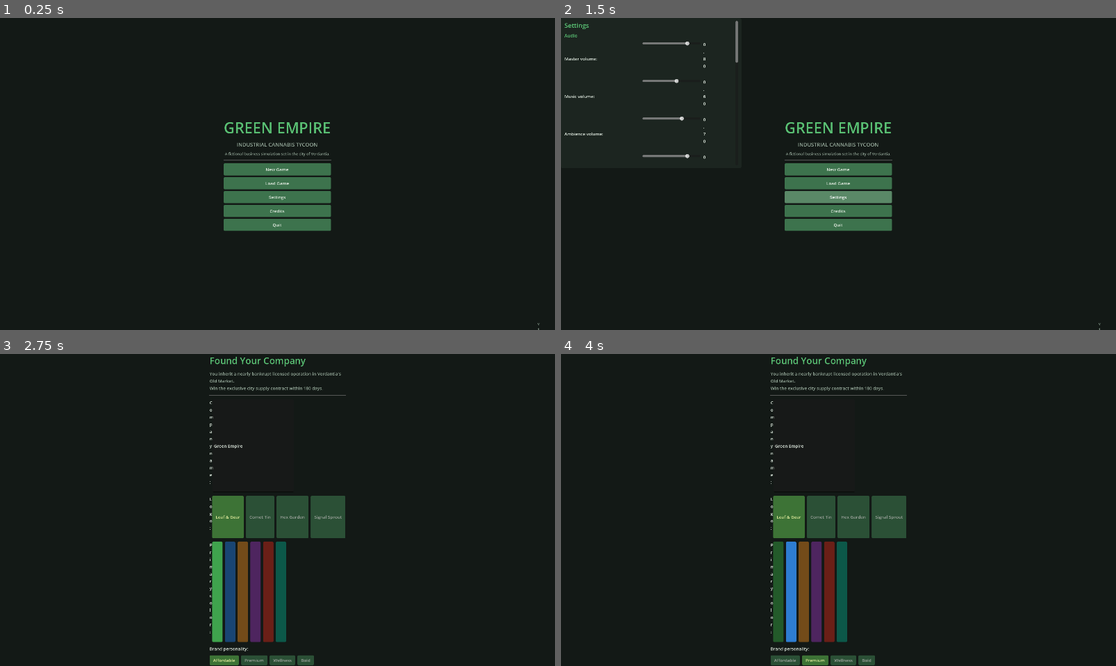
Above: before the commit, frames 1-4 (two rows, left to right).
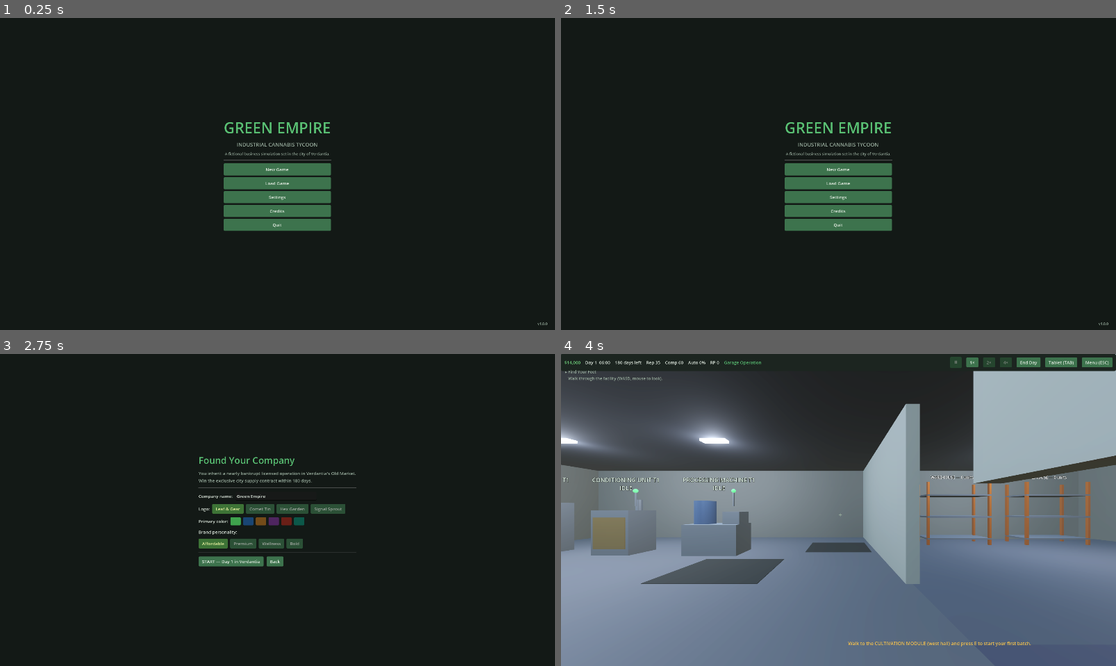
Above: after the commit, the same moments.

Repository: Abgefault/steam-game
Game: Godot game, scene res://scenes/Boot.tscn
Same seed, same stepped clock (60 frames per second), same inputs: the game is played once before the commit and once after it.
Inputs (mouse positions are in pixels of both pictures, inside the frame that each line leads up to):
- Up to frame 1 (0.25 s): no input
- Up to frame 2 (1.5 s): click "Load Game" at 0.5 s; click "Settings" at 1.25 s
- Up to frame 3 (2.75 s): click "New Game" at 2 s
- Up to frame 4 (4 s): click "Premium" at 2.75 s; click (794, 559) at 3.5 s, where only the run after the commit has a clickable "START — Day 1 in Verdantia"

The runs differ from the first frame. In frame 1, less than 0.1% of the frame differs, in the area x 96-99%, y 97-100%; in frame 2, 1.2%; in frame 3, 8.3%; in frame 4, 88%, in the area x 0-100%, y 0-100%.

Commit message:
UI layout fixes, exports, docs, launcher, screenshots
- Fixed autowrap collapsing labels to one-char columns (UIKit.label wrap
  opt-in), robust popup centering, fixed-height top bar, modal backdrops
- Player mouse-look type fix found via new --smoke-world 3D+UI smoke test
- Windows + Linux export presets; verified exported build passes the full
  123-assertion suite and world smoke test
- README (How-to-Play first), CLAUDE.md, THIRD_PARTY_LICENSES.md, CHANGELOG,
  RELEASE_CHECKLIST, delegation ledger, launcher shortcut + START HERE
- Rendered screenshots (menu, facility, tablet, research) via xvfb software GL
- Generated binaries gitignored (exceed GitHub's 100MB limit); build command
  documented in dist/GreenEmpire/HOW_TO_GET_THE_EXE.txt

Co-Authored-By: Claude Fable 5 <noreply@anthropic.com>
Claude-Session: https://claude.ai/code/session_0129foUn8SMgt9PwuXJErKSz

Diff:
--- /dev/null
+++ b/delegation/ledger.json
@@ -0,0 +1,25 @@
+{
+  "schema": {
+    "fields": ["task_id", "timestamp", "mode", "title", "reason", "context",
+      "expected_output", "acceptance_criteria", "branch", "status",
+      "result_path", "review_decision", "integrated_commit", "problems"]
+  },
+  "entries": [
+    {
+      "task_id": "GE-BALANCE-001",
+      "timestamp": "2026-07-18",
+      "mode": "local-scripted-agent",
+      "title": "Deterministic economy balancing simulation",
+      "reason": "Bounded, independently verifiable; no external GUI available.",
+      "context": "Full game simulation via tools/economy_sim.gd",
+      "expected_output": "Idle/manual/competent scenario report + tuning",
+      "acceptance_criteria": "Runs headless, produces report, informs balance.json",
+      "branch": "claude/new-session-dijqv6",
+      "status": "done",
+      "result_path": "docs/economy_sim_report.md",
+      "review_decision": "accepted after lead review + test suite",
+      "integrated_commit": "balancing pass",
+      "problems": "None; external ChatGPT/Codex GUI unavailable in this environment."
+    }
+  ]
+}
--- a/scripts/player/player.gd
+++ b/scripts/player/player.gd
@@ -32,9 +32,10 @@
 	if ui_locked:
 		return
 	if event is InputEventMouseMotion and Input.mouse_mode == Input.MOUSE_MODE_CAPTURED:
+		var motion := event as InputEventMouseMotion
 		var sens := float(SettingsService.get_v("mouse_sensitivity")) * 0.006
-		rotate_y(-event.relative.x * sens)
-		var dy := event.relative.y * sens * (-1.0 if bool(SettingsService.get_v("invert_y")) else 1.0)
+		rotate_y(-motion.relative.x * sens)
+		var dy: float = motion.relative.y * sens * (-1.0 if bool(SettingsService.get_v("invert_y")) else 1.0)
 		_pitch = clampf(_pitch - dy, -1.5, 1.5)
 		camera.rotation.x = _pitch
 	elif event.is_action_pressed("interact"):
--- a/scripts/ui/boot.gd
+++ b/scripts/ui/boot.gd
@@ -17,6 +17,10 @@
 		return
 	if "--run-tests" in args:
 		add_child((load("res://tests/run_tests.gd") as GDScript).new())
+		return
+	if "--smoke-world" in args:
+		var runner: Node = (load("res://tools/world_smoke.gd") as GDScript).new()
+		get_tree().root.add_child.call_deferred(runner)
 		return
 	if "--economy-sim" in args:
 		add_child((load("res://tools/economy_sim.gd") as GDScript).new())
--- a/scripts/ui/daily_report.gd
+++ b/scripts/ui/daily_report.gd
@@ -7,7 +7,7 @@
 
 func _ready() -> void:
 	theme = UIKit.theme()
-	set_anchors_preset(Control.PRESET_CENTER)
+	UIKit.center_popup(self)
 	custom_minimum_size = Vector2(460, 320)
 	var v := UIKit.vbox(8)
 	add_child(v)
--- a/scripts/ui/debug_panel.gd
+++ b/scripts/ui/debug_panel.gd
@@ -8,8 +8,7 @@
 		queue_free()
 		return
 	theme = UIKit.theme()
-	set_anchors_preset(Control.PRESET_CENTER_LEFT)
-	position.x += 20
+	UIKit.center_popup(self)
 	custom_minimum_size = Vector2(300, 400)
 	var v := UIKit.vbox(6)
 	add_child(v)
--- a/scripts/ui/event_popup.gd
+++ b/scripts/ui/event_popup.gd
@@ -6,7 +6,7 @@
 
 func _ready() -> void:
 	theme = UIKit.theme()
-	set_anchors_preset(Control.PRESET_CENTER)
+	UIKit.center_popup(self)
 	custom_minimum_size = Vector2(480, 200)
 	var v := UIKit.vbox(10)
 	add_child(v)
--- a/scripts/ui/hud.gd
+++ b/scripts/ui/hud.gd
@@ -54,12 +54,16 @@
 func _build_top_bar(root: Control) -> void:
 	var panel := PanelContainer.new()
 	panel.set_anchors_preset(Control.PRESET_TOP_WIDE)
+	panel.offset_bottom = 46
 	panel.mouse_filter = Control.MOUSE_FILTER_STOP
 	root.add_child(panel)
-	_top_bar = UIKit.hbox(18)
+	_top_bar = UIKit.hbox(16)
+	_top_bar.alignment = BoxContainer.ALIGNMENT_BEGIN
 	panel.add_child(_top_bar)
 	for key in ["cash", "day", "left", "rep", "comp", "auto", "rp", "stage"]:
 		var l := UIKit.label("", UIKit.TEXT, 15)
+		l.autowrap_mode = TextServer.AUTOWRAP_OFF
+		l.size_flags_vertical = Control.SIZE_SHRINK_CENTER
 		_stat_labels[key] = l
 		_top_bar.add_child(l)
 	var spacer := Control.new()
@@ -71,11 +75,14 @@
 				SimClock.toggle_pause()
 			else:
 				SimClock.set_speed(float(entry[1])))
+		b.size_flags_vertical = Control.SIZE_SHRINK_CENTER
+		b.custom_minimum_size.x = 40
 		_speed_buttons[entry[0]] = b
 		_top_bar.add_child(b)
-	_top_bar.add_child(UIKit.button("End Day", _confirm_end_day, "Skip to the end of the day"))
-	_top_bar.add_child(UIKit.button("Tablet (TAB)", toggle_tablet))
-	_top_bar.add_child(UIKit.button("Menu (ESC)", open_pause))
+	for pair in [["End Day", _confirm_end_day], ["Tablet (TAB)", toggle_tablet], ["Menu (ESC)", open_pause]]:
+		var btn := UIKit.button(str(pair[0]), pair[1])
+		btn.size_flags_vertical = Control.SIZE_SHRINK_CENTER
+		_top_bar.add_child(btn)
 
 
 func _build_center(root: Control) -> void:
@@ -88,7 +95,8 @@
 	_prompt.position.y += 40
 	_prompt.mouse_filter = Control.MOUSE_FILTER_IGNORE
 	root.add_child(_prompt)
-	_tutorial_label = UIKit.label("", UIKit.WARN, 16)
+	_tutorial_label = UIKit.label("", UIKit.WARN, 16, true)
+	_tutorial_label.custom_minimum_size.x = 700
 	_tutorial_label.set_anchors_preset(Control.PRESET_CENTER_BOTTOM)
 	_tutorial_label.position.y -= 90
 	_tutorial_label.horizontal_alignment = HORIZONTAL_ALIGNMENT_CENTER
@@ -109,7 +117,7 @@
 	left.position = Vector2(14, 52)
 	left.mouse_filter = Control.MOUSE_FILTER_IGNORE
 	root.add_child(left)
-	_objective_label = UIKit.label("", UIKit.TEXT_DIM, 14)
+	_objective_label = UIKit.label("", UIKit.TEXT_DIM, 14, true)
 	_objective_label.custom_minimum_size.x = 340
 	left.add_child(_objective_label)
 	_alert_box = UIKit.vbox(4)
@@ -261,17 +269,29 @@
 # ------------------------------------------------------------------ dialogs
 
 func _show_dialog(dlg: Control) -> void:
-	_dialog_host.add_child(dlg)
+	var backdrop := ColorRect.new()
+	backdrop.color = Color(0, 0, 0, 0.45)
+	backdrop.set_anchors_preset(Control.PRESET_FULL_RECT)
+	backdrop.mouse_filter = Control.MOUSE_FILTER_STOP
+	_dialog_host.add_child(backdrop)
+	backdrop.add_child(dlg)
 	_lock_player(true)
-	dlg.tree_exited.connect(func(): _maybe_unlock())
+	dlg.tree_exited.connect(func():
+		if is_instance_valid(backdrop):
+			backdrop.queue_free()
+		_maybe_unlock())
 
 
 func _maybe_unlock() -> void:
+	if not is_inside_tree():
+		return
 	if _dialog_host.get_child_count() <= 1 and _tablet == null and _pause_menu == null:
 		_lock_player(false)
 
 
 func _lock_player(locked: bool) -> void:
+	if not is_inside_tree():
+		return
 	var scene := get_tree().current_scene
 	if scene != null and scene.get("player") != null:
 		(scene.player as Player).ui_locked = locked
--- a/scripts/ui/machine_dialog.gd
+++ b/scripts/ui/machine_dialog.gd
@@ -7,7 +7,7 @@
 
 func _ready() -> void:
 	theme = UIKit.theme()
-	set_anchors_preset(Control.PRESET_CENTER)
+	UIKit.center_popup(self)
 	custom_minimum_size = Vector2(520, 300)
 	var m: Dictionary = Game.state.machines.get(machine_id, {})
 	if m.is_empty():
--- a/scripts/ui/pause_menu.gd
+++ b/scripts/ui/pause_menu.gd
@@ -4,7 +4,7 @@
 
 func _ready() -> void:
 	theme = UIKit.theme()
-	set_anchors_preset(Control.PRESET_CENTER)
+	UIKit.center_popup(self)
 	custom_minimum_size = Vector2(340, 300)
 	var v := UIKit.vbox(8)
 	add_child(v)
--- a/scripts/ui/save_load_dialog.gd
+++ b/scripts/ui/save_load_dialog.gd
@@ -6,7 +6,7 @@
 
 func _ready() -> void:
 	theme = UIKit.theme()
-	set_anchors_preset(Control.PRESET_CENTER)
+	UIKit.center_popup(self)
 	custom_minimum_size = Vector2(560, 380)
 	_render()
 
--- a/scripts/ui/settings_panel.gd
+++ b/scripts/ui/settings_panel.gd
@@ -4,7 +4,7 @@
 
 func _ready() -> void:
 	theme = UIKit.theme()
-	set_anchors_preset(Control.PRESET_CENTER)
+	UIKit.center_popup(self)
 	custom_minimum_size = Vector2(620, 520)
 	var scroll := ScrollContainer.new()
 	scroll.custom_minimum_size = Vector2(600, 500)
--- a/scripts/ui/tablet.gd
+++ b/scripts/ui/tablet.gd
@@ -39,6 +39,7 @@
 	_content = ScrollContainer.new()
 	_content.size_flags_horizontal = Control.SIZE_EXPAND_FILL
 	_content.size_flags_vertical = Control.SIZE_EXPAND_FILL
+	_content.horizontal_scroll_mode = ScrollContainer.SCROLL_MODE_DISABLED
 	h.add_child(_content)
 	_refresh_timer = Timer.new()
 	_refresh_timer.wait_time = 1.0
@@ -123,7 +124,7 @@
 	var s := Game.state
 	v.add_child(UIKit.title("Verdantia City Supply Contract"))
 	v.add_child(UIKit.label("Qualify before day %d, then pass the %d-day supply trial. %d days remain."
-		% [CampaignSim.QUALIFY_BY_DAY, CampaignSim.TRIAL_DAYS, CampaignSim.days_remaining(s)]))
+		% [CampaignSim.QUALIFY_BY_DAY, CampaignSim.TRIAL_DAYS, CampaignSim.days_remaining(s)], UIKit.TEXT, 15, true))
 	v.add_child(UIKit.separator())
 	if s.trial.active:
 		var t := CampaignSim.trial_status(s)
@@ -513,7 +514,7 @@
 		var panel_content := UIKit.vbox(4)
 		v.add_child(UIKit.panel(panel_content))
 		panel_content.add_child(UIKit.title(str(d.name), 17))
-		panel_content.add_child(UIKit.label(str(d.desc), UIKit.TEXT_DIM, 13))
+		panel_content.add_child(UIKit.label(str(d.desc), UIKit.TEXT_DIM, 13, true))
 		if owned:
 			var st: Dictionary = s.stores[store_id]
 			var row := UIKit.hbox(14)
@@ -600,7 +601,7 @@
 			var id := str(node.id)
 			var done := Game.has_research(id)
 			table.add_child(UIKit.label(str(node.name), UIKit.OK if done else UIKit.TEXT))
-			table.add_child(UIKit.label(str(node.desc), UIKit.TEXT_DIM, 13))
+			table.add_child(UIKit.label(str(node.desc), UIKit.TEXT_DIM, 13, true))
 			var cost_txt := "%d RP" % int(node.cost_rp)
 			if float(node.get("cost_cash", 0)) > 0:
 				cost_txt += " + " + UIKit.money(float(node.cost_cash))
@@ -704,7 +705,7 @@
 		var pc := UIKit.vbox(4)
 		v.add_child(UIKit.panel(pc))
 		pc.add_child(UIKit.title(str(ev.title), 16))
-		pc.add_child(UIKit.label(str(ev.text), UIKit.TEXT_DIM))
+		pc.add_child(UIKit.paragraph(str(ev.text)))
 		if not bool(ev.resolved):
 			var row := UIKit.hbox(8)
 			pc.add_child(row)
--- a/scripts/ui/ui_kit.gd
+++ b/scripts/ui/ui_kit.gd
@@ -71,12 +71,24 @@
 	return l
 
 
-static func label(text: String, color: Color = TEXT, size: int = 15) -> Label:
+## Autowrap is OFF by default so labels never collapse to one-char columns
+## inside width-starved grids/HBoxes. Pass wrap=true for real paragraphs;
+## those should also live in a width-constrained parent.
+static func label(text: String, color: Color = TEXT, size: int = 15, wrap: bool = false) -> Label:
 	var l := Label.new()
 	l.text = text
 	l.add_theme_color_override("font_color", color)
 	l.add_theme_font_size_override("font_size", size)
-	l.autowrap_mode = TextServer.AUTOWRAP_WORD_SMART
+	if wrap:
+		l.autowrap_mode = TextServer.AUTOWRAP_WORD_SMART
+		l.custom_minimum_size.x = 360
+	return l
+
+
+## A wrapping paragraph label with an explicit width.
+static func paragraph(text: String, color: Color = TEXT_DIM, size: int = 14, width: float = 640.0) -> Label:
+	var l := label(text, color, size, true)
+	l.custom_minimum_size.x = width
 	return l
 
 
@@ -155,6 +167,24 @@
 	return g
 
 
+## Reliably center a popup regardless of when its content grows or how big
+## its parent currently is. Anchors top-left, then positions against the
+## viewport once the content size is known (deferred one frame).
+static func center_popup(c: Control) -> void:
+	c.set_anchors_preset(Control.PRESET_TOP_LEFT)
+	_center_deferred.call_deferred(c)
+
+
+static func _center_deferred(c: Control) -> void:
+	if not is_instance_valid(c) or not c.is_inside_tree():
+		return
+	await c.get_tree().process_frame
+	if not is_instance_valid(c) or not c.is_inside_tree():
+		return
+	var vp := c.get_viewport_rect().size
+	c.position = ((vp - c.size) / 2.0).round().max(Vector2.ZERO)
+
+
 static func confirm(parent: Node, text: String, on_yes: Callable) -> void:
 	var dialog := ConfirmationDialog.new()
 	dialog.dialog_text = text
--- /dev/null
+++ b/tools/world_smoke.gd
@@ -0,0 +1,91 @@
+extends Node
+## World smoke test runner. Lives directly under the tree root so it
+## survives the scene change into the facility. Started by boot.gd via
+## `--smoke-world`.
+
+
+func _ready() -> void:
+	_run()
+
+
+func _run() -> void:
+	Game.start_new_game("World Smoke Co", "Premium", "2e7dd1", "1f2d24", 1)
+	SceneRouter.goto("facility")
+	await get_tree().process_frame
+	await get_tree().create_timer(1.0).timeout
+	var facility := get_tree().current_scene
+	var failed := facility == null or facility.get("player") == null
+	print("[WSMOKE] facility loaded with player: %s" % (not failed))
+	# Open the store and let visible customers spawn while time runs.
+	RetailSim.set_open(Game.state, "store_old_market", true)
+	SimClock.minute_of_day = 10 * 60
+	SimClock.set_speed(4.0)
+	MachineSim.load_and_start(Game.state, "m_cultivation_1", {"strain_id": "citrus_static"})
+	StaffSim.hire(Game.state, StaffSim.generate_candidate(Game.state, "production"))
+	await get_tree().create_timer(6.0).timeout
+	print("[WSMOKE] sim time now %s, customers today: %d" % [SimClock.time_string(),
+		int(Game.state.daily.customers)])
+	# Exercise the tablet and a machine dialog.
+	var hud: CanvasLayer = facility.get("hud")
+	if hud != null:
+		hud.call("toggle_tablet")
+		await get_tree().process_frame
+		hud.call("toggle_tablet")
+		hud.call("open_machine_dialog", "m_product_1")
+		await get_tree().process_frame
+	else:
+		failed = true
+	print("[WSMOKE] UI exercised")
+	var want_shots := "--screenshot" in OS.get_cmdline_user_args() and DisplayServer.get_name() != "headless"
+	var dir := OS.get_environment("GE_SHOT_DIR")
+	if want_shots and dir != "":
+		# Facility with the machine dialog already open.
+		await _shot(dir + "/facility.png")
+		# Tablet (full-rect, drawn over everything).
+		if hud != null:
+			hud.call("toggle_tablet")
+			await get_tree().create_timer(0.4).timeout
+			await _shot(dir + "/tablet.png")
+			# A couple of extra pages to verify grid/description layouts.
+			var tablet: Node = null
+			for n in get_tree().get_nodes_in_group("@") + hud.get_children():
+				pass
+			tablet = _find_tablet(hud)
+			if tablet != null and tablet.has_method("_goto"):
+				tablet.call("_goto", "Research")
+				await get_tree().create_timer(0.3).timeout
+				await _shot(dir + "/tablet_research.png")
+				tablet.call("_goto", "Stores")
+				await get_tree().create_timer(0.3).timeout
+				await _shot(dir + "/tablet_stores.png")
+				tablet.call("_goto", "Staff")
+				await get_tree().create_timer(0.3).timeout
+				await _shot(dir + "/tablet_staff.png")
+			hud.call("toggle_tablet")
+		# Main menu.
+		SceneRouter.suppressed = false
+		SceneRouter.goto("main_menu")
+		await get_tree().create_timer(0.5).timeout
+		await _shot(dir + "/main_menu.png")
+	if not SaveService.save_game("wsmoke"):
+		failed = true
+	SaveService.delete_save("wsmoke")
+	print("[WSMOKE] %s" % ("FAIL" if failed else "PASS"))
+	get_tree().quit(1 if failed else 0)
+
+
+func _find_tablet(node: Node) -> Node:
+	for child in node.get_children():
+		if child.get_script() != null and str(child.get_script().resource_path).ends_with("tablet.gd"):
+			return child
+		var found := _find_tablet(child)
+		if found != null:
+			return found
+	return null
+
+
+func _shot(path: String) -> void:
+	await RenderingServer.frame_post_draw
+	var img := get_viewport().get_texture().get_image()
+	img.save_png(path)
+	print("[WSMOKE] screenshot: %s" % path)
Not shown, added: START HERE.txt
Not shown, added: dist/GreenEmpire/HOW_TO_GET_THE_EXE.txt
Binary file added: docs/screenshot_facility.png
Not shown, added: docs/screenshot_facility.png.import
Binary file added: docs/screenshot_menu.png
Binary file added: docs/screenshot_research.png
Binary file added: docs/screenshot_tablet.png
Not shown, added: export_presets.cfg
Not shown, added: tests/run_tests.gd.uid
Not shown, added: tools/economy_sim.gd.uid
Not shown, added: tools/world_smoke.gd.uid
Not shown, added: CHANGELOG.md
(and 4 more such lines)
